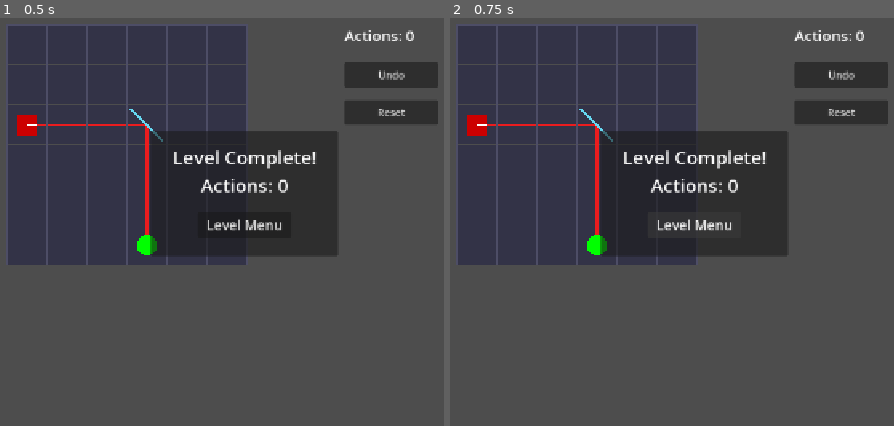
Above: before the commit, frames 1-2 (left to right).
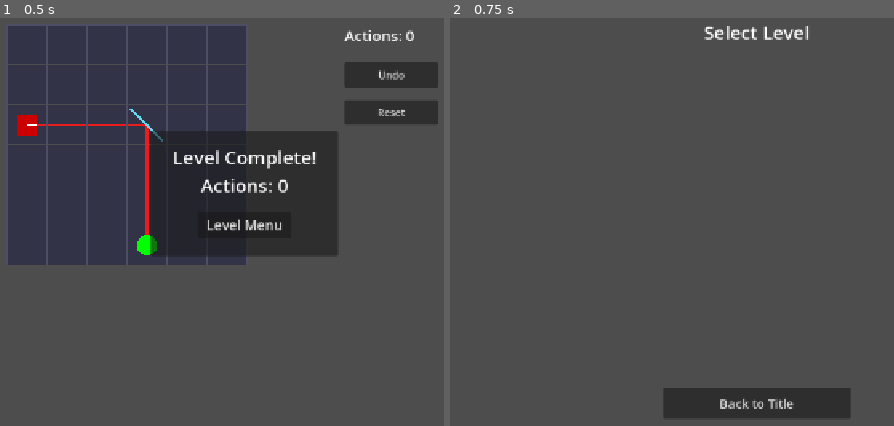
Above: after the commit, the same moments.

Repository: Tortiz-CSUF/laser-mirror-puzzle
Game: Godot game, scene res://Scenes/game_board.tscn
Two runs of this game, one before a commit and one after it. Both use one fixed random seed, a clock stepped at 60 frames per second and the inputs below. This scene is started directly instead of the project's main scene.
Inputs:
- Up to frame 1 (0.5 s): no input
- Up to frame 2 (0.75 s): click "Level Menu" at 0.5 s

Frame 1 is identical in both runs. In frame 2, 43% of the frame differs, in the area x 1-99%, y 1-99%.

Commit message:
laser-mirror-puzzle-Interim_4

Diff:
--- /dev/null
+++ b/Scenes/level_menu.tscn
@@ -0,0 +1,39 @@
+[gd_scene format=3 uid="uid://b6po0vumkhfxt"]
+
+[ext_resource type="Script" uid="uid://d3umek52nix8x" path="res://Scripts/level_menu.gd" id="1_c64aj"]
+
+[node name="LevelMenu" type="Control" unique_id=1381999112]
+layout_mode = 3
+anchors_preset = 15
+anchor_right = 1.0
+anchor_bottom = 1.0
+grow_horizontal = 2
+grow_vertical = 2
+script = ExtResource("1_c64aj")
+
+[node name="MenuTitle" type="Label" parent="." unique_id=913397992]
+layout_mode = 0
+offset_left = 440.0
+offset_top = 30.0
+offset_right = 840.0
+offset_bottom = 80.0
+theme_override_font_sizes/font_size = 30
+text = "Select Level"
+horizontal_alignment = 1
+
+[node name="LevelGrid" type="GridContainer" parent="." unique_id=840461188]
+layout_mode = 0
+offset_left = 240.0
+offset_top = 100.0
+offset_right = 1040.0
+offset_bottom = 600.0
+columns = 5
+
+[node name="BackButton" type="Button" parent="." unique_id=2054820073]
+layout_mode = 0
+offset_left = 490.0
+offset_top = 620.0
+offset_right = 790.0
+offset_bottom = 670.0
+theme_override_font_sizes/font_size = 20
+text = "Back to Title"
--- a/Scripts/game_board.gd
+++ b/Scripts/game_board.gd
@@ -571,7 +571,7 @@
 
 
 func _on_menu():
-	pass 			#will use when level menu built
+	get_tree().change_scene_to_file("res://Scenes/level_menu.tscn")
 
 
 ## Inventory System
--- /dev/null
+++ b/Scripts/level_menu.gd
@@ -0,0 +1,11 @@
+extends Control
+
+
+# Called when the node enters the scene tree for the first time.
+func _ready() -> void:
+	pass # Replace with function body.
+
+
+# Called every frame. 'delta' is the elapsed time since the previous frame.
+func _process(delta: float) -> void:
+	pass
Not shown, added: Scripts/level_menu.gd.uid
